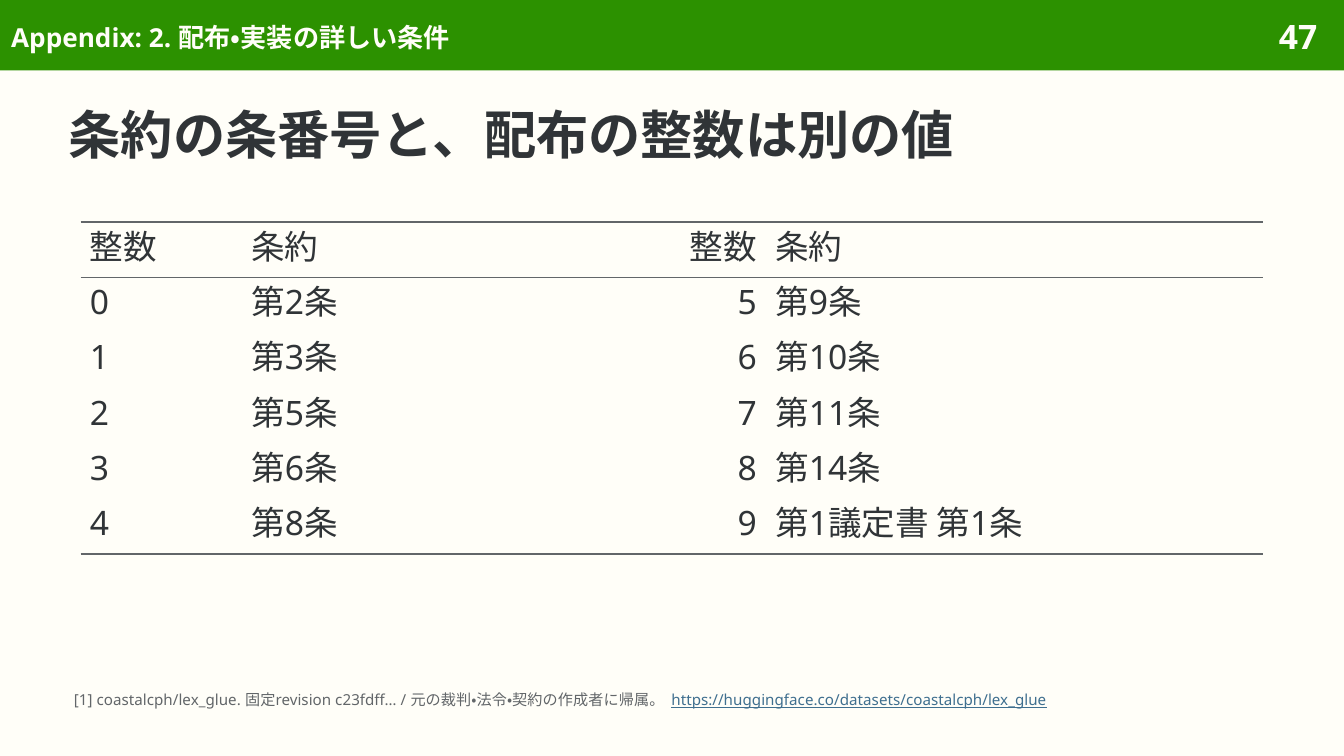
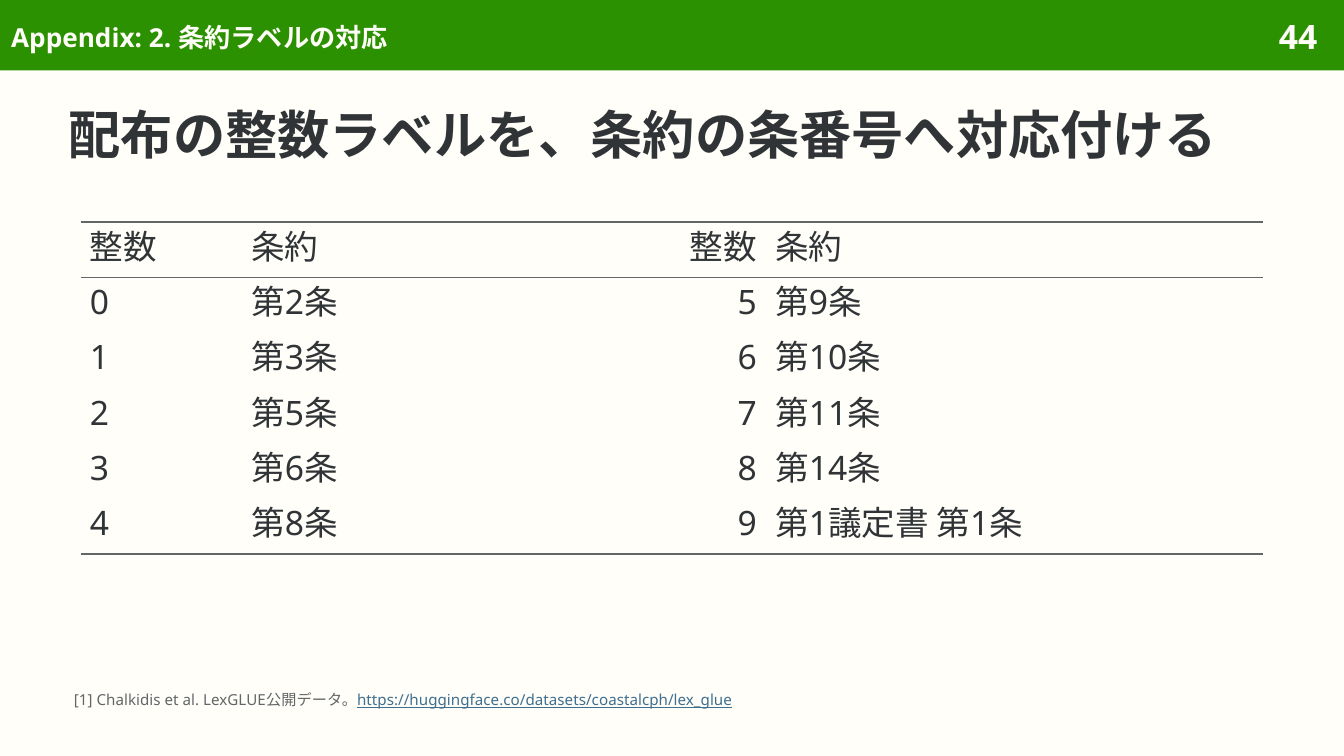
Before and after one commit to sasakiy84/datasets-in-10-minutes, a slide deck: slide 44 of slides/datasets-in-10-minutes-lexglue.pptx (slide 47 before the commit). Drawn at 1344x756 pixels with LibreOffice and Linux fonts; fonts in the diff are those of the drawing. Boxes give left, top, right and bottom in pixels: in the first picture for what was removed or moved away, otherwise in the second. Text is boxed around its words. In the diff, an @@ line names an element or a change of style, - is before the commit and + after.

Commit message:
Explain LexGLUE original tasks and clarify SCOTUS construction

```diff
--- a/slides/datasets-in-10-minutes-lexglue.pptx
+++ b/slides/datasets-in-10-minutes-lexglue.pptx
@@ title at (11, 24, 387, 54): text changed @@
-Appendix: 2. 配布・実装の詳しい条件
+Appendix: 2. 条約ラベルの対応
@@ page number at (1279, 25, 1317, 49): text changed @@
-47
+44
@@ title at (69, 109, 1217, 159): text changed @@
-条約の条番号と、配布の整数は別の値
+配布の整数ラベルを、条約の条番号へ対応付ける
@@ text at (74, 692, 732, 709): text changed; text colour #626669 to #3F6F8F @@
-[1] coastalcph/lex_glue. 固定revision c23fdff… / 元の裁判・法令・契約の作成者に帰属。 https://huggingface.co/datasets/coastalcph/lex_glue
+[1] Chalkidis et al. LexGLUE公開データ。https://huggingface.co/datasets/coastalcph/lex_glue
```
Also in this commit, not shown: 41 other slides changed, 8 slides removed, 44 other files.
